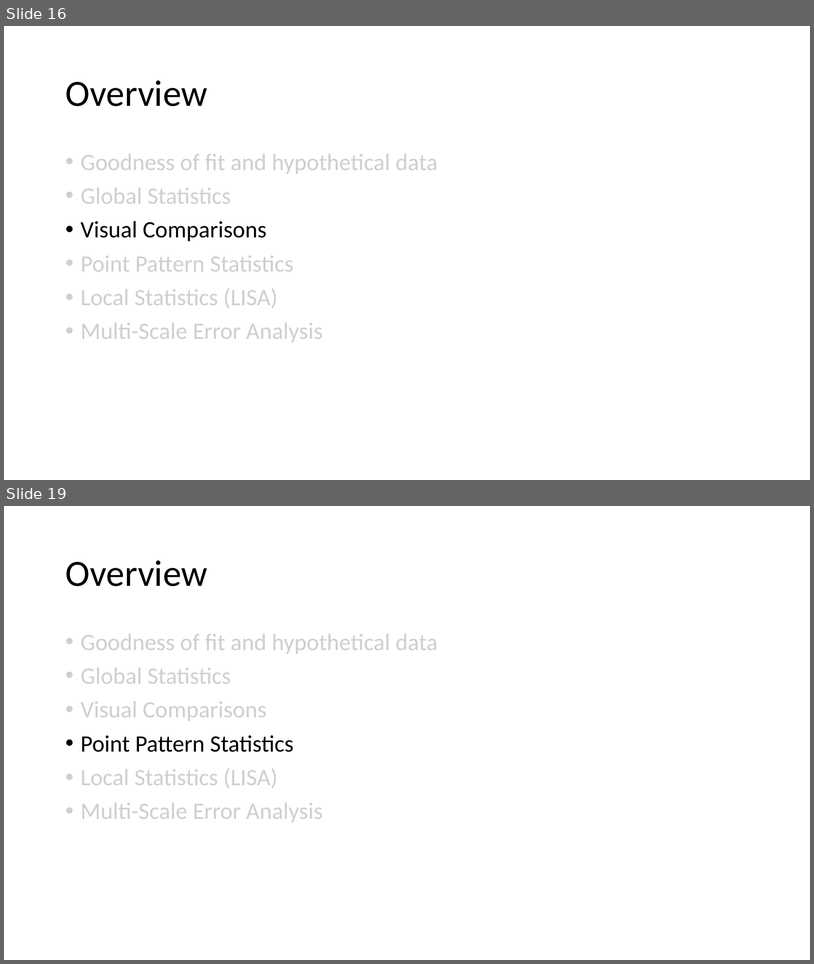
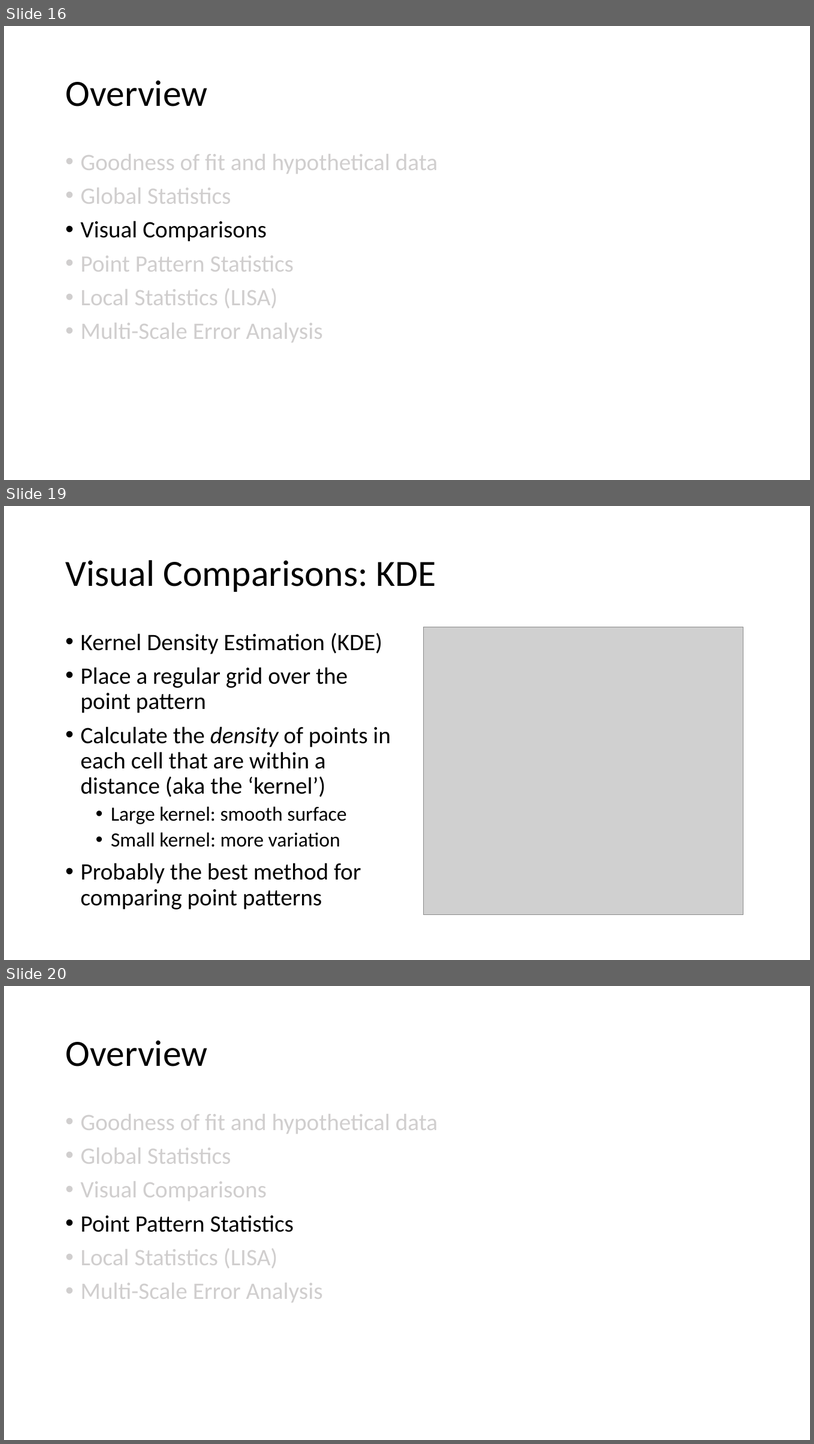
Before and after one commit to abmgis/abmgis, a slide deck: Chapter09-SpatialStatistics/Chapter9.pptx. Shown one above the other, each under a label of ours: slides 16 and 19 before the commit, slides 16, 19 and 20 after it; the slides between them are not shown. The pictures are 814x964 and 814x1444 pixels, drawn with LibreOffice and Linux fonts; fonts in the diff are those of the drawing; grey boxes stand for pictures. Boxes give left, top, right and bottom in pixels: in the first picture for what was removed or moved away, otherwise in the second. Text is boxed around its words. In the diff, an @@ line names an element or a change of style, - is before the commit and + after.

```diff
--- a/Chapter09-SpatialStatistics/Chapter9.pptx
+++ b/Chapter09-SpatialStatistics/Chapter9.pptx
@@ slide 19 added at (x1=4, y1=506, x2=810, y2=960), background #FFFFFF @@
@@ title added at (x1=65, y1=560, x2=437, y2=592), 44 pt, text #000000 @@
+Visual Comparisons: KDE
@@ picture added at (x1=424, y1=627, x2=744, y2=915) @@
@@ text added at (x1=81, y1=633, x2=391, y2=909), 28 pt, text #000000 @@
+• Kernel Density Estimation (KDE)
+• Place a regular grid over the point pattern
+• Calculate the density of points in each cell that are within a distance (aka the ‘kernel’)
+  • Large kernel: smooth surface
+  • Small kernel: more variation
+• Probably the best method for comparing point patterns
@@ what was slide 19 is now slide 20 @@
```
Also in this commit, not shown: 5 other slides added, 3 slides removed, 10 other files.
